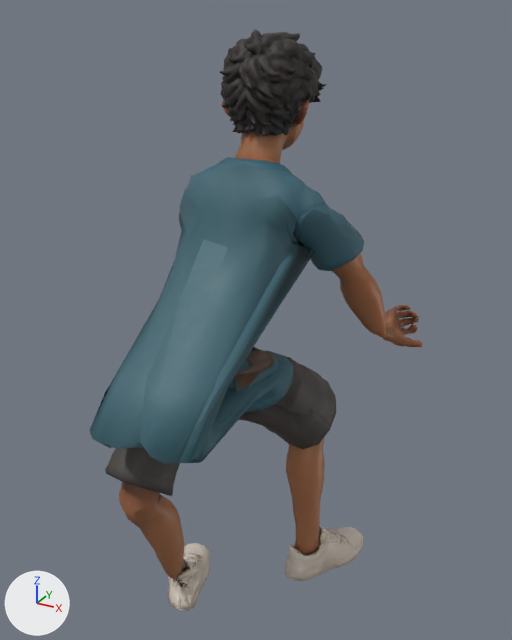
The glTF model public/models/teen_courier_seated_v2.glb: old version first, new version second.
The view is the same before and after, from a 50 mm camera at (0.872, -1.569, 1.949) aimed at (0.002, 0.012, 1.158). Lighting does not change. The marker at lower left points along +X, +Y and +Z. The first picture is the older version. Where no turn or scale is listed for an object, it has been applied to the vertices. Vertices at exactly the same position are counted once.

In view in the first picture: 'TeenCourierSeatedBody'.
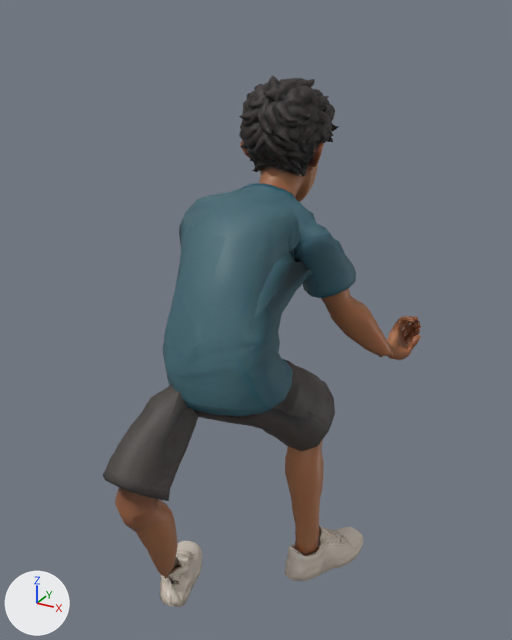
Where the change shows, as pixel boxes [x1, y1, x2, y2] in the pictures (512 x 640 px; the box of a moved part takes in the faces that stretch with it):
```json
{"object": "TeenCourierSeatedBody", "change": "reshaped, moved", "before": [89, 29, 423, 611], "after": [103, 76, 421, 607], "on screen": "9% shorter"}
{"part": 1, "of": "me_teencourier_bodymesh_001", "change": "moved or reshaped", "before": [286, 438, 325, 554], "after": [285, 440, 324, 555]}
{"part": 2, "of": "me_teencourier_bodymesh_001", "change": "moved or reshaped", "before": [118, 482, 189, 584], "after": [115, 488, 181, 581]}
{"part": 3, "of": "me_teencourier_bodymesh_001", "change": "moved or reshaped", "before": [167, 543, 210, 611], "after": [159, 541, 202, 607]}
{"part": 4, "of": "me_teencourier_bodymesh_001", "change": "moved or reshaped", "before": [89, 29, 423, 496], "after": [124, 76, 421, 501]}
```

The change, as JSON lines over the scene's bpy script:
```json
{"block": "me_teencourier_bodymesh_001", "where": "# used by ob_teencourierseatedbody; location = (-0.018, -0.142, 1.048)"}
{"op": "remove", "block": "me_teencourier_bodymesh_001", "code": "me_teencourier_bodymesh_001.from_pydata(...)  # 8951 vertices, 17681 faces; spans x -0.33..0.39, y -0.39..0.64, z -0.76..0.85"}
{"op": "add", "block": "me_teencourier_bodymesh_001", "code": "me_teencourier_bodymesh_001.from_pydata(...)  # 8951 vertices, 17681 faces; spans x -0.36..0.37, y -0.33..0.65, z -0.76..0.74"}
{"block": "me_teencourier_bodymesh_001", "change": "me_teencourier_bodymesh_001 part 1: the loose piece of 202 vertices spanning x 0.08..0.23, y 0.14..0.32, z -0.7..-0.1 is moved by (-0.01, 0.01, 0.0)"}
{"block": "me_teencourier_bodymesh_001", "change": "me_teencourier_bodymesh_001 part 2: the loose piece of 202 vertices spanning x -0.16..-0.05, y -0.31..-0.03, z -0.7..-0.13 is multiplied about the mesh origin by the matrix ((0.995, -0.041, 0.058), (0.043, 0.997, -0.029), (-0.057, 0.031, 0.996))"}
{"block": "me_teencourier_bodymesh_001", "change": "me_teencourier_bodymesh_001 part 3: the loose piece of 430 vertices spanning x -0.21..-0.05, y -0.14..0.12, z -0.76..-0.62 is moved by (-0.03, 0.01, 0.0)"}
{"block": "me_teencourier_bodymesh_001", "change": "me_teencourier_bodymesh_001 part 4: 7217 of 8951 vertices moved; they spanned x -0.33..0.39, y -0.39..0.64, z -0.3..0.85 and now span x -0.36..0.37, y -0.3..0.65, z -0.3..0.74; mean shift (0.0, 0.09, -0.1); largest move (-0.14, -0.37, 0.0) -> (-0.14, -0.02, 0.19)"}
{"block": "me_teencourier_bodymesh_001", "change": "other edits to the shape of me_teencourier_bodymesh_001 do not show in these pictures"}
{"op": "set", "path": "ob_teencourierseatedbody.location", "old": "(-0.018, -0.142, 1.048)", "new": "(-0.012, -0.159, 1.044)"}
```
